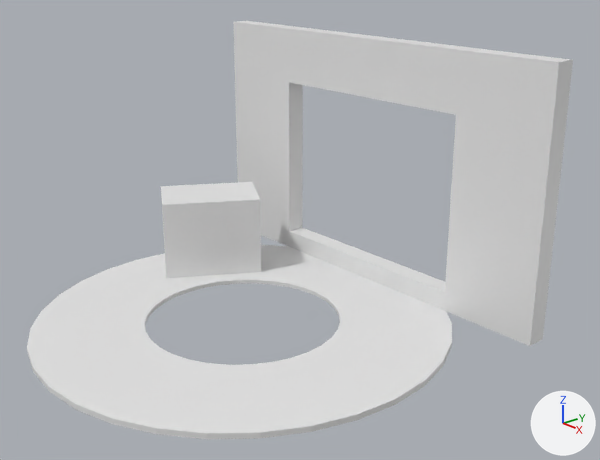
Two versions of the Blender file Assets/3D Models/Working Area.blend, one commit apart.
Both versions are drawn from a 50 mm camera at (8.53, -6.35, 5.09) aimed at (0.63, 0.5, 1.39). Arrows for +X, +Y and +Z are at lower right; the lights stay in place.

Names of what the first picture shows: 'Oven', 'Window', 'Work Counter'.
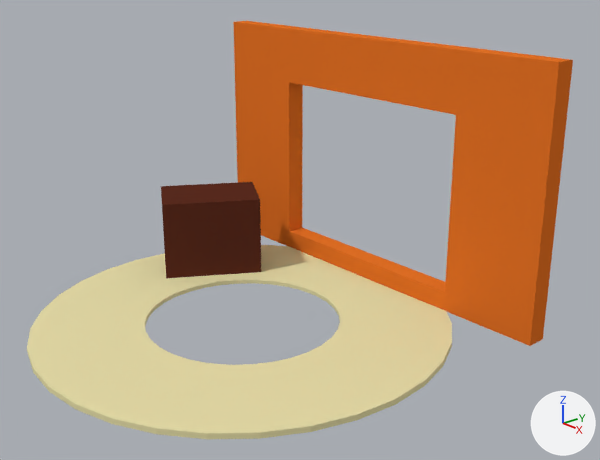
Commit message: Working area whitebox coloration.

Pixel boxes [x1, y1, x2, y2] of what changed, in the pictures (600 x 460 px):
'Window', recoloured (grey to orange)
    both: [233, 21, 573, 346]
'Work Counter', recoloured (white to beige)
    both: [27, 245, 452, 439]
'Oven', recoloured (grey to brown)
    both: [161, 182, 261, 278]

Patch to the scene script:
```diff
--- a/Assets/3D Models/Working Area.blend.py
+++ b/Assets/3D Models/Working Area.blend.py
@@ mat_work_counter @@
+mat_work_counter = diffuse_material('Work Counter')
+mat_work_counter.base_color = (0.8, 0.734, 0.4)  # beige #e7deaa
@@ mat_workwindow @@
+mat_workwindow = diffuse_material('WorkWindow')
+mat_workwindow.base_color = (0.8, 0.17, 0.0194)  # orange #e77326
@@ mat_work_oven @@
+mat_work_oven = diffuse_material('Work Oven')
+mat_work_oven.base_color = (0.105, 0.0267, 0.015)  # brown #5b2d21
@@ me_cube_002 @@
 me_cube_002.from_pydata(...)  # 8 vertices, 6 faces; spans x -1.0..1.0, y -1.99..1.0, z -1.0..1.46
+me_cube_002.materials.append(mat_work_oven)  # brown #5b2d21
@@ me_cube_001 @@
 me_cube_001.from_pydata(...)  # 16 vertices, 16 faces; spans x -1.0..1.0, y -1.0..1.0, z -1.0..1.0
+me_cube_001.materials.append(mat_workwindow)  # orange #e77326
@@ me_cylinder @@
 me_cylinder.from_pydata(...)  # 128 vertices, 128 faces; spans x -1.26..1.26, y -1.26..1.26, z -1.26..1.26
+me_cylinder.materials.append(mat_work_counter)  # beige #e7deaa
```
